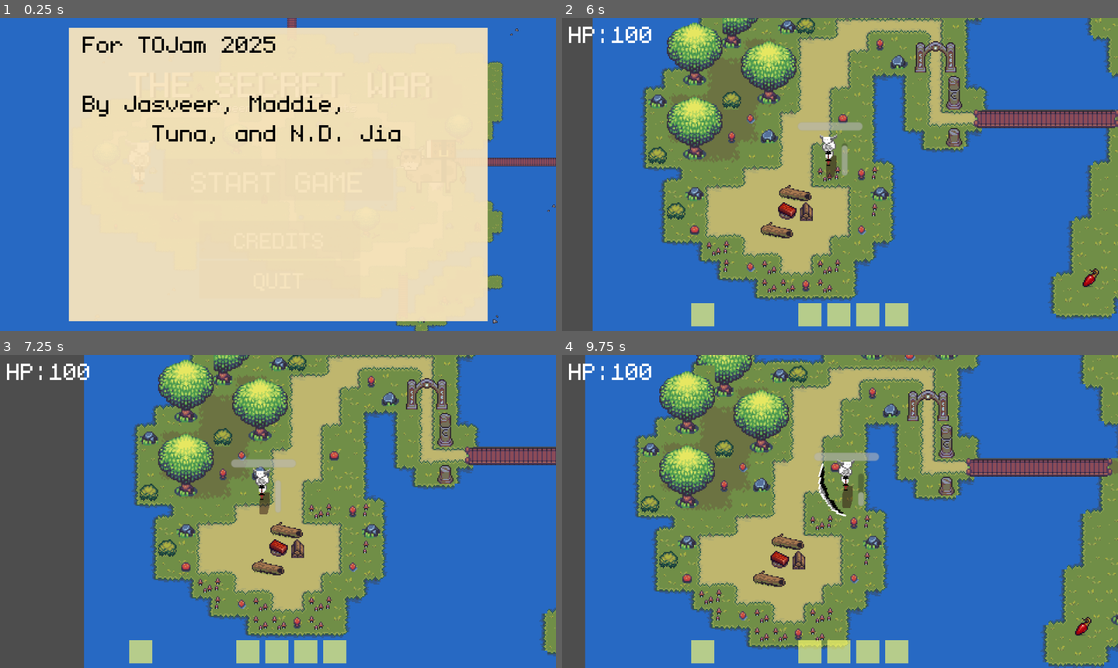
Above: before the commit, frames 1-4 (two rows, left to right).
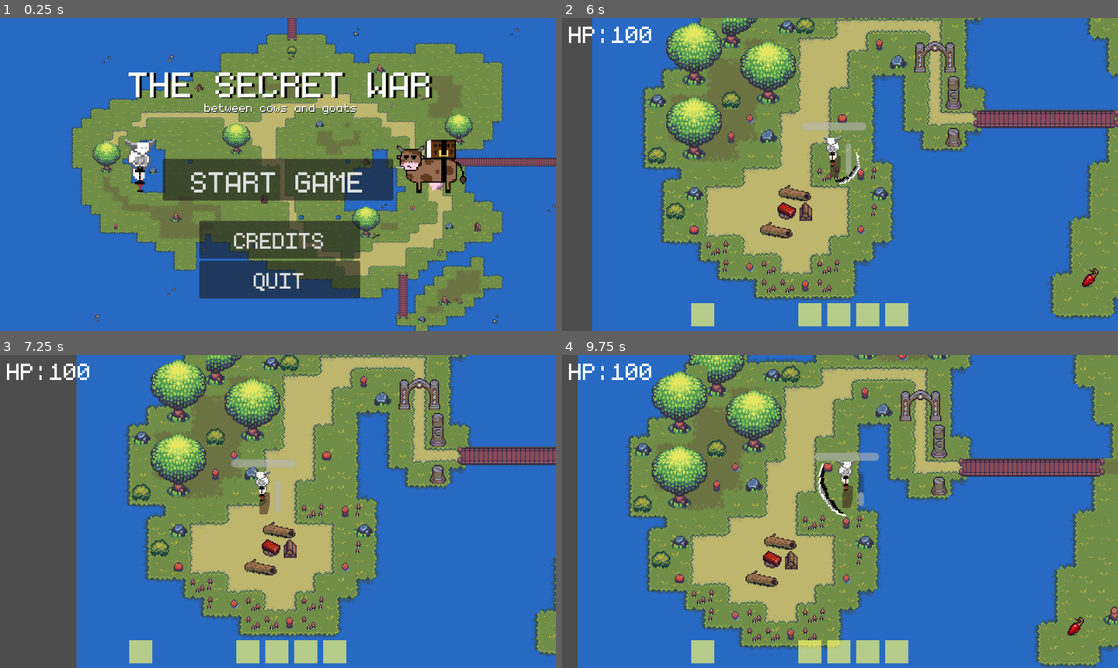
Above: after the commit, the same moments.

Repository: NDJia/tojam2025
Game: Godot game, scene res://Scenes/UI/mainmenu.tscn
Two runs of this game, one before a commit and one after it. Both use one fixed random seed, a clock stepped at 60 frames per second and the inputs below. This scene is started directly instead of the project's main scene. The engine's default icon, where the game draws it, is replaced by a stand-in: a white triangle on a blue panel in a dark square.
Inputs (mouse positions are in pixels of both pictures, inside the frame that each line leads up to):
- Up to frame 1 (0.25 s): no input
- Up to frame 2 (6 s): click "START GAME" at 0.5 s; click (840, 180) at 1.25 s, where only the run before the commit has a clickable "START GAME"; move the mouse to (962, 158) at 2.02 s; press the mouse at (962, 158) at 2.03 s; hold D (Right) 2.03-2.78 s; move the mouse to (728, 190) at 2.77 s; release the mouse at (728, 190) at 2.78 s; hold S (Down) 2.78-3.53 s; tap Space (Dash) at 2.85, 5.1 s; move the mouse to (895, 105) at 3.52 s; hold D (Right) 3.53-4.28 s; hold Right mouse button (Shoot) 3.53-4.28 s; move the mouse to (812, 237) at 4.27 s; hold W (Up) 4.28-5.03 s; click (812, 237) at 4.35 s; move the mouse to (1006, 221) at 5.02 s; hold A (Left) 5.03-5.75 s; tap Escape (Pause) at 5.65 s; click "RESUME GAME" at 5.75 s
- Up to frame 3 (7.25 s): move the mouse to (111, 464) at 6.52 s; hold A (Left) from 6.53 s (still down); right-click (111, 464) at 6.6 s
- Up to frame 4 (9.75 s): move the mouse to (867, 511) at 7.27 s; release A (Left) at 7.28 s; press the mouse at (867, 511) at 7.28 s; hold S (Down) 7.28-8.03 s; move the mouse to (756, 433) at 8.02 s; release the mouse at (756, 433) at 8.03 s; hold D (Right) 8.03-8.78 s; tap Space (Dash) at 8.1 s; move the mouse to (962, 495) at 8.77 s; hold W (Up) 8.78-9.53 s; hold Right mouse button (Shoot) 8.78-9.53 s; move the mouse to (728, 527) at 9.52 s; hold D (Right) from 9.53 s (still down); click (728, 527) at 9.6 s

The runs differ from the first frame. In frame 1, 71% of the frame differs, in the area x 12-88%, y 3-97%; in frame 2, 7.6%; in frame 3, 21%; in frame 4, 25%.

Commit message:
pause menu changes

Diff:
--- a/Scenes/UI/mainmenu.tscn
+++ b/Scenes/UI/mainmenu.tscn
@@ -83,6 +83,7 @@
 text = "START GAME"
 
 [node name="CreditsInfo" type="RichTextLabel" parent="."]
+visible = false
 z_index = 6
 anchors_preset = 8
 anchor_left = 0.5
--- a/Scenes/UI/pausemenu.tscn
+++ b/Scenes/UI/pausemenu.tscn
@@ -1,7 +1,6 @@
-[gd_scene load_steps=3 format=3 uid="uid://c87s8p1a78vey"]
+[gd_scene load_steps=2 format=3 uid="uid://c87s8p1a78vey"]
 
 [ext_resource type="Script" uid="uid://hohmvxep0ic0" path="res://Scripts/pausemenu.gd" id="1_ng1wx"]
-[ext_resource type="PackedScene" uid="uid://s3dxa1gt5e7d" path="res://Scenes/UI/powerups.tscn" id="1_rp7hy"]
 
 [node name="PauseMenu" type="CanvasLayer"]
 process_mode = 2
@@ -23,6 +22,22 @@
 border_width = 10.0
 editor_only = false
 
+[node name="ToMainMenu" type="Button" parent="."]
+z_index = 5
+anchors_preset = 8
+anchor_left = 0.5
+anchor_top = 0.5
+anchor_right = 0.5
+anchor_bottom = 0.5
+offset_left = -175.5
+offset_top = 8.5
+offset_right = 175.5
+offset_bottom = 67.5
+grow_horizontal = 2
+grow_vertical = 2
+theme_override_font_sizes/font_size = 52
+text = "QUIT TO MAIN MENU"
+
 [node name="Resume" type="Button" parent="."]
 z_index = 5
 anchors_preset = 8
@@ -39,22 +54,6 @@
 theme_override_font_sizes/font_size = 64
 text = "RESUME GAME"
 
-[node name="ToMainMenu" type="Button" parent="."]
-z_index = 5
-anchors_preset = 8
-anchor_left = 0.5
-anchor_top = 0.5
-anchor_right = 0.5
-anchor_bottom = 0.5
-offset_left = -175.5
-offset_top = 8.5
-offset_right = 175.5
-offset_bottom = 67.5
-grow_horizontal = 2
-grow_vertical = 2
-theme_override_font_sizes/font_size = 52
-text = "QUIT TO MAIN MENU"
-
 [node name="PauseLabel" type="Label" parent="."]
 z_index = 10
 anchors_preset = 5
@@ -67,9 +66,6 @@
 grow_horizontal = 2
 theme_override_font_sizes/font_size = 80
 text = "GAME PAUSED"
-
-[node name="Powerups" parent="." instance=ExtResource("1_rp7hy")]
-visible = false
 
 [node name="Label" type="Label" parent="."]
 z_index = 5
@@ -87,3 +83,6 @@
 theme_override_font_sizes/font_size = 32
 text = "(This will end the game!)"
 horizontal_alignment = 1
+
+[connection signal="button_down" from="ToMainMenu" to="." method="to_menu"]
+[connection signal="button_down" from="Resume" to="." method="resume"]
--- a/Scenes/main/game.tscn
+++ b/Scenes/main/game.tscn
@@ -1,11 +1,10 @@
-[gd_scene load_steps=7 format=3 uid="uid://m3w3wy2ctq27"]
+[gd_scene load_steps=6 format=3 uid="uid://m3w3wy2ctq27"]
 
 [ext_resource type="PackedScene" uid="uid://lijg8xjgo2gs" path="res://Scenes/main/player.tscn" id="1_80i0f"]
 [ext_resource type="PackedScene" uid="uid://dx3nmw304muta" path="res://Scenes/main/map_floor.tscn" id="1_duhwf"]
 [ext_resource type="Script" uid="uid://d03xu7n4p5rvq" path="res://Scripts/game.gd" id="1_y2epo"]
 [ext_resource type="PackedScene" uid="uid://behop5phl7ltg" path="res://Scenes/main/map_prop.tscn" id="2_y2epo"]
 [ext_resource type="PackedScene" uid="uid://b5wog7x507abq" path="res://Scenes/UI/hud.tscn" id="5_y2epo"]
-[ext_resource type="PackedScene" uid="uid://c87s8p1a78vey" path="res://Scenes/UI/pausemenu.tscn" id="6_s5m3r"]
 
 [node name="Game" type="Node2D"]
 y_sort_enabled = true
@@ -19,6 +18,3 @@
 [node name="Player" parent="." instance=ExtResource("1_80i0f")]
 
 [node name="HUD" parent="." instance=ExtResource("5_y2epo")]
-
-[node name="PauseMenu" parent="." instance=ExtResource("6_s5m3r")]
-visible = false
--- a/Scripts/pausemenu.gd
+++ b/Scripts/pausemenu.gd
@@ -5,8 +5,8 @@
 	$ToMainMenu.pressed.connect(to_menu)
 
 func resume():
+	get_tree().paused = false
 	hide()
-	get_tree().paused = false
 
 func to_menu():
 	get_tree().change_scene_to_file("res://Scenes/UI/mainmenu.tscn")
Not shown: 1 places in Scenes/main/player.tscn that only renumber resources
